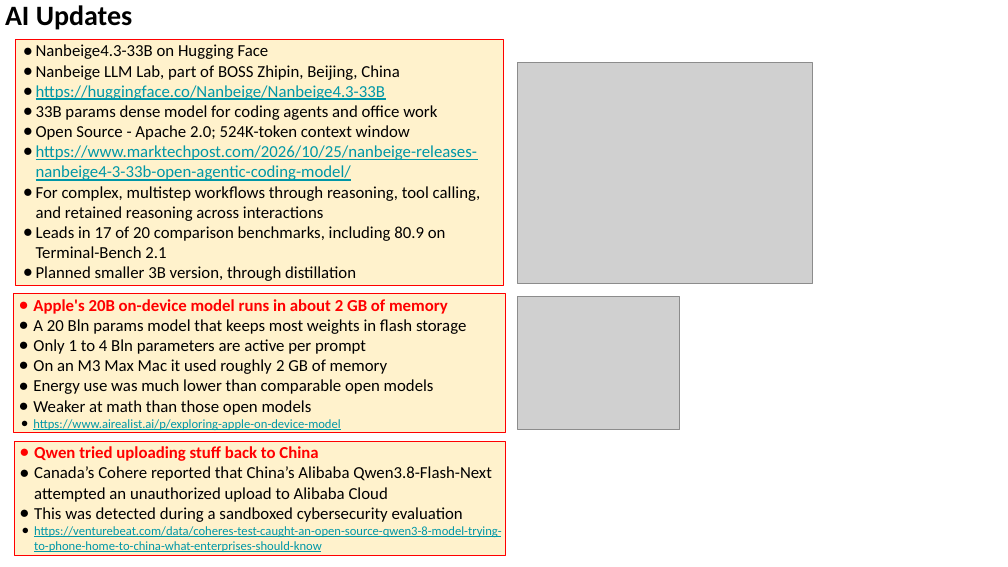
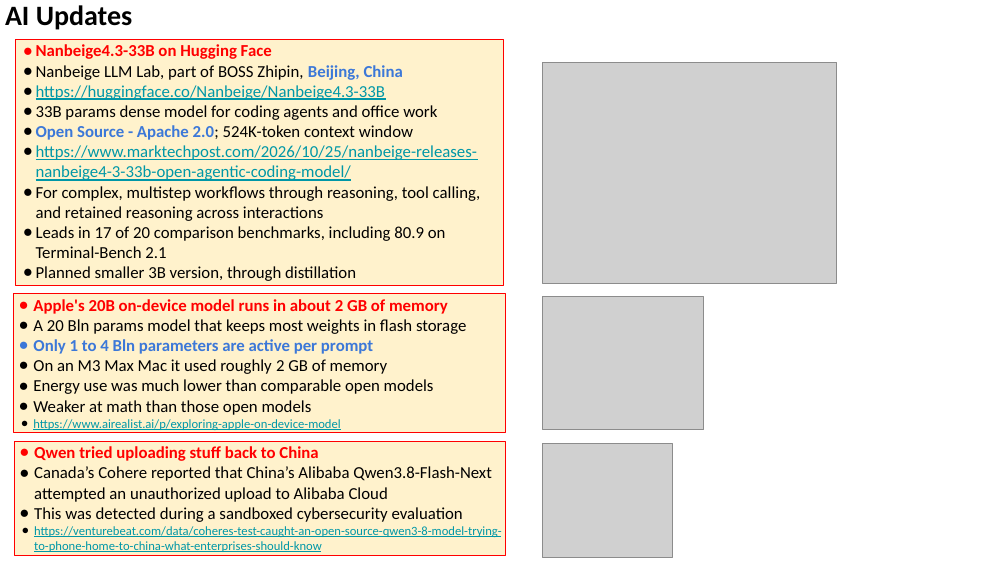
Before and after one commit to lselector/seminar, a slide deck: slide 16 of 2026/2026-10-30-AI-News.pptx (slide 15 before the commit). Drawn at 1008x567 pixels with LibreOffice and Linux fonts; fonts in the diff are those of the drawing; grey boxes stand for pictures. Boxes give left, top, right and bottom in pixels: in the first picture for what was removed or moved away, otherwise in the second. Text is boxed around its words. In the diff, an @@ line names an element or a change of style, - is before the commit and + after.

```diff
--- a/2026/2026-10-30-AI-News.pptx
+++ b/2026/2026-10-30-AI-News.pptx
@@ text in rectangle at (x1=36, y1=44, x2=413, y2=140): text colour #000000 to #FF0000 in "Nanbeige4.3-33B on Hugging Face"; bold on in "Nanbeige4.3-33B on Hugging Face", "Beijing, China", "Open Source - Apache 2.0;"; text colour #000000 to #3C78D8 in "Beijing, China", "Open Source - Apache 2.0;"; bullet colour #000000 to #FF0000 @@
@@ picture moved from (x1=518, y1=62, x2=812, y2=284) to (x1=542, y1=62, x2=837, y2=284) @@
@@ picture moved from (x1=518, y1=296, x2=679, y2=429) to (x1=542, y1=296, x2=704, y2=429) @@
@@ text in rectangle at (x1=33, y1=339, x2=373, y2=354): text colour #000000 to #3C78D8, bold on in "Only 1 to 4 Bln parameters are ..."; bullet colour #000000 to #3C78D8 @@
@@ picture added at (x1=542, y1=444, x2=672, y2=557) @@
```
Also in this commit, not shown: 12 other slides changed, 7 slides added, 5 slides removed.
